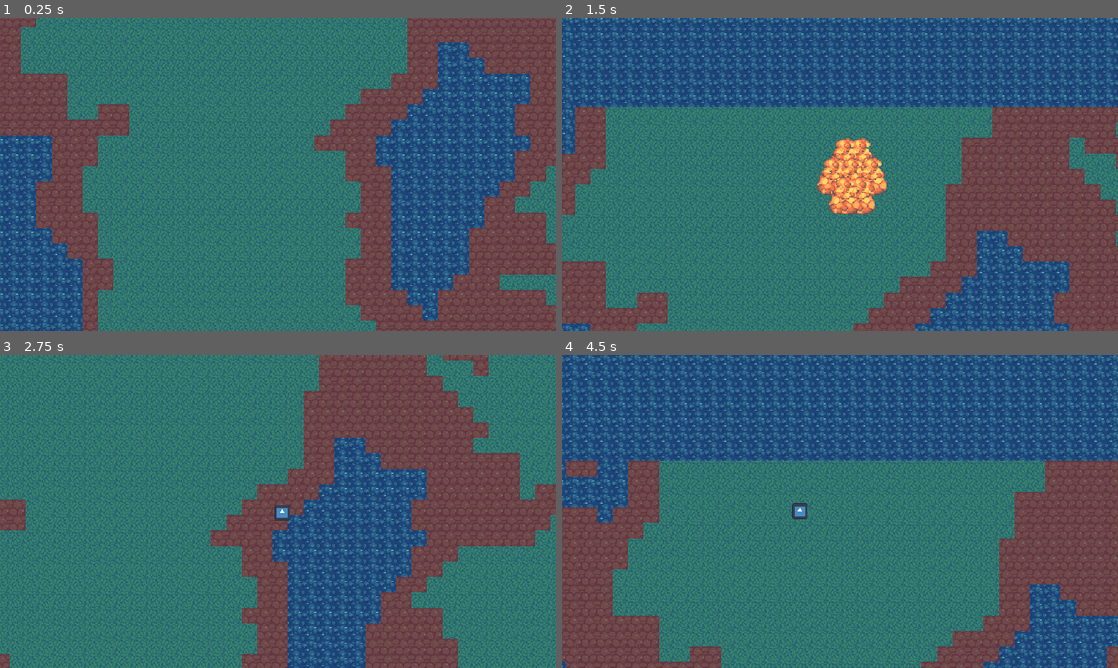
Above: before the commit, frames 1-4 (two rows, left to right).
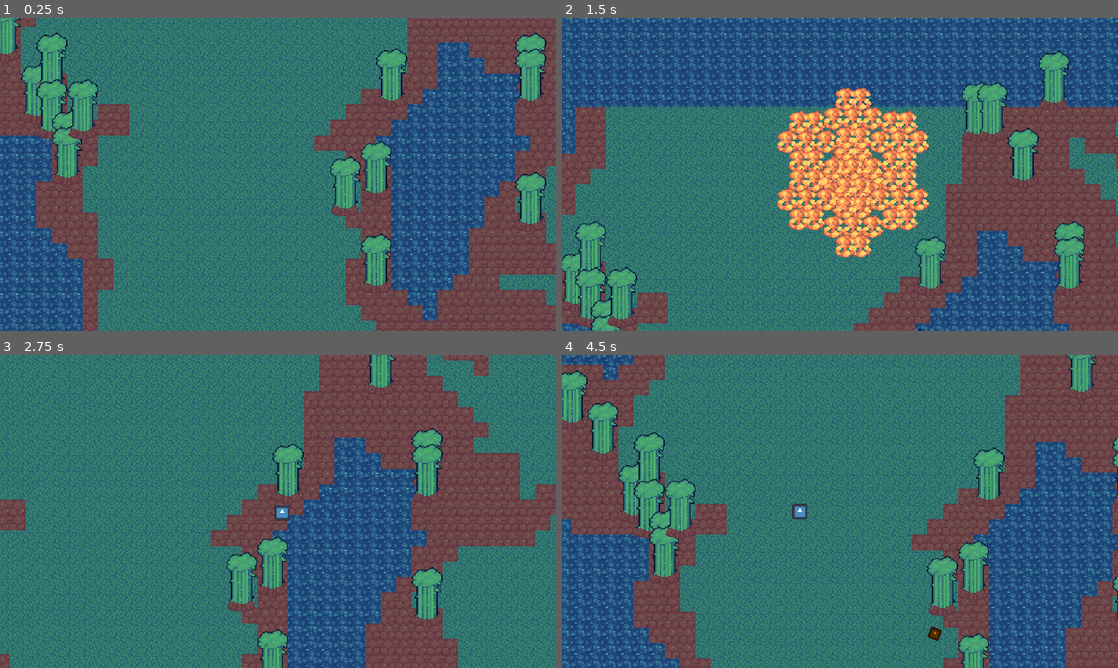
Above: after the commit, the same moments.

Repository: slotling/collateral-damage-gwj71
Game: Godot game, scene res://Scenes/Root/world.tscn
The game is run twice, just before and just after one commit, with the same random seed, the same clock (stepped at 60 frames per second) and the same inputs. The engine's default icon, where the game draws it, is replaced by a stand-in: a white triangle on a blue panel in a dark square.
Inputs (mouse positions are in pixels of both pictures, inside the frame that each line leads up to):
- Up to frame 1 (0.25 s): no input
- Up to frame 2 (1.5 s): move the mouse to (962, 158) at 0.52 s; hold D (right) 0.53-1.28 s; click (962, 158) at 0.6 s; move the mouse to (728, 190) at 1.27 s; hold S (backward) from 1.28 s (still down); right-click (728, 190) at 1.35 s
- Up to frame 3 (2.75 s): move the mouse to (333, 442) at 2.02 s; release S (backward) at 2.03 s; hold D (right) from 2.03 s (still down); hold Shift (run) from 2.03 s (still down)
- Up to frame 4 (4.5 s): move the mouse to (812, 574) at 2.77 s; release D (right) at 2.78 s; release Shift (run) at 2.78 s; hold W (forward) 2.78-3.53 s; click (812, 574) at 2.85 s; move the mouse to (1006, 558) at 3.52 s; hold A (left) from 3.53 s (still down); right-click (1006, 558) at 3.6 s; move the mouse to (673, 464) at 4.27 s; tap Shift (run) at 4.35 s

The runs differ from the first frame. In frame 1, 7.4% of the frame differs, in the area x 0-99%, y 0-86%; in frame 2, 14%; in frame 3, 4.4%; in frame 4, 66%, in the area x 0-100%, y 0-100%.

Commit message:
export prototype

Diff:
--- a/Scenes/Entities/Projectiles/Variations/demolitionist_self_explosion.tscn
+++ b/Scenes/Entities/Projectiles/Variations/demolitionist_self_explosion.tscn
@@ -1,10 +1,11 @@
-[gd_scene load_steps=3 format=3 uid="uid://bcxywow2418mq"]
+[gd_scene load_steps=4 format=3 uid="uid://bcxywow2418mq"]
 
 [ext_resource type="PackedScene" uid="uid://cqbskis2pu6vb" path="res://Scenes/Entities/Projectiles/explosion.tscn" id="1_tc5ts"]
+[ext_resource type="Texture2D" uid="uid://dlugdnup3lyps" path="res://Resources/Atlases/explosion.tres" id="2_3xqs1"]
 
 [sub_resource type="CircleShape2D" id="CircleShape2D_f6fyc"]
 resource_local_to_scene = true
-radius = 194.648
+radius = 168.19
 
 [node name="DemolitionistSelfExplosion" instance=ExtResource("1_tc5ts")]
 
@@ -13,3 +14,213 @@
 
 [node name="CollisionShape2D" parent="HurtBoxHandler" index="0"]
 shape = SubResource("CircleShape2D_f6fyc")
+
+[node name="Sprite2D8" type="Sprite2D" parent="Sprites" index="7"]
+position = Vector2(-96, -56)
+texture = ExtResource("2_3xqs1")
+hframes = 5
+
+[node name="Sprite2D9" type="Sprite2D" parent="Sprites" index="8"]
+position = Vector2(-136, -56)
+texture = ExtResource("2_3xqs1")
+hframes = 5
+
+[node name="Sprite2D10" type="Sprite2D" parent="Sprites" index="9"]
+position = Vector2(-80, -96)
+texture = ExtResource("2_3xqs1")
+hframes = 5
+
+[node name="Sprite2D11" type="Sprite2D" parent="Sprites" index="10"]
+position = Vector2(-112, -96)
+texture = ExtResource("2_3xqs1")
+hframes = 5
+
+[node name="Sprite2D12" type="Sprite2D" parent="Sprites" index="11"]
+position = Vector2(-80, -16)
+texture = ExtResource("2_3xqs1")
+hframes = 5
+
+[node name="Sprite2D13" type="Sprite2D" parent="Sprites" index="12"]
+position = Vector2(-112, -16)
+texture = ExtResource("2_3xqs1")
+hframes = 5
+
+[node name="Sprite2D14" type="Sprite2D" parent="Sprites" index="13"]
+position = Vector2(-56, -56)
+texture = ExtResource("2_3xqs1")
+hframes = 5
+
+[node name="Sprite2D15" type="Sprite2D" parent="Sprites" index="14"]
+position = Vector2(96, -56)
+texture = ExtResource("2_3xqs1")
+hframes = 5
+
+[node name="Sprite2D16" type="Sprite2D" parent="Sprites" index="15"]
+position = Vector2(56, -56)
+texture = ExtResource("2_3xqs1")
+hframes = 5
+
+[node name="Sprite2D17" type="Sprite2D" parent="Sprites" index="16"]
+position = Vector2(112, -96)
+texture = ExtResource("2_3xqs1")
+hframes = 5
+
+[node name="Sprite2D18" type="Sprite2D" parent="Sprites" index="17"]
+position = Vector2(80, -96)
+texture = ExtResource("2_3xqs1")
+hframes = 5
+
+[node name="Sprite2D19" type="Sprite2D" parent="Sprites" index="18"]
+position = Vector2(112, -16)
+texture = ExtResource("2_3xqs1")
+hframes = 5
+
+[node name="Sprite2D20" type="Sprite2D" parent="Sprites" index="19"]
+position = Vector2(80, -16)
+texture = ExtResource("2_3xqs1")
+hframes = 5
+
+[node name="Sprite2D21" type="Sprite2D" parent="Sprites" index="20"]
+position = Vector2(136, -56)
+texture = ExtResource("2_3xqs1")
+hframes = 5
+
+[node name="Sprite2D22" type="Sprite2D" parent="Sprites" index="21"]
+position = Vector2(-96, 64)
+texture = ExtResource("2_3xqs1")
+hframes = 5
+
+[node name="Sprite2D23" type="Sprite2D" parent="Sprites" index="22"]
+position = Vector2(-136, 64)
+texture = ExtResource("2_3xqs1")
+hframes = 5
+
+[node name="Sprite2D24" type="Sprite2D" parent="Sprites" index="23"]
+position = Vector2(-80, 24)
+texture = ExtResource("2_3xqs1")
+hframes = 5
+
+[node name="Sprite2D25" type="Sprite2D" parent="Sprites" index="24"]
+position = Vector2(-112, 24)
+texture = ExtResource("2_3xqs1")
+hframes = 5
+
+[node name="Sprite2D26" type="Sprite2D" parent="Sprites" index="25"]
+position = Vector2(-80, 104)
+texture = ExtResource("2_3xqs1")
+hframes = 5
+
+[node name="Sprite2D27" type="Sprite2D" parent="Sprites" index="26"]
+position = Vector2(-112, 104)
+texture = ExtResource("2_3xqs1")
+hframes = 5
+
+[node name="Sprite2D28" type="Sprite2D" parent="Sprites" index="27"]
+position = Vector2(-56, 64)
+texture = ExtResource("2_3xqs1")
+hframes = 5
+
+[node name="Sprite2D29" type="Sprite2D" parent="Sprites" index="28"]
+position = Vector2(96, 64)
+texture = ExtResource("2_3xqs1")
+hframes = 5
+
+[node name="Sprite2D30" type="Sprite2D" parent="Sprites" index="29"]
+position = Vector2(56, 64)
+texture = ExtResource("2_3xqs1")
+hframes = 5
+
+[node name="Sprite2D31" type="Sprite2D" parent="Sprites" index="30"]
+position = Vector2(112, 24)
+texture = ExtResource("2_3xqs1")
+hframes = 5
+
+[node name="Sprite2D32" type="Sprite2D" parent="Sprites" index="31"]
+position = Vector2(80, 24)
+texture = ExtResource("2_3xqs1")
+hframes = 5
+
+[node name="Sprite2D33" type="Sprite2D" parent="Sprites" index="32"]
+position = Vector2(112, 104)
+texture = ExtResource("2_3xqs1")
+hframes = 5
+
+[node name="Sprite2D34" type="Sprite2D" parent="Sprites" index="33"]
+position = Vector2(80, 104)
+texture = ExtResource("2_3xqs1")
+hframes = 5
+
+[node name="Sprite2D35" type="Sprite2D" parent="Sprites" index="34"]
+position = Vector2(136, 64)
+texture = ExtResource("2_3xqs1")
+hframes = 5
+
+[node name="Sprite2D36" type="Sprite2D" parent="Sprites" index="35"]
+position = Vector2(0, -104)
+texture = ExtResource("2_3xqs1")
+hframes = 5
+
+[node name="Sprite2D37" type="Sprite2D" parent="Sprites" index="36"]
+position = Vector2(-40, -104)
+texture = ExtResource("2_3xqs1")
+hframes = 5
+
+[node name="Sprite2D38" type="Sprite2D" parent="Sprites" index="37"]
+position = Vector2(16, -144)
+texture = ExtResource("2_3xqs1")
+hframes = 5
+
+[node name="Sprite2D39" type="Sprite2D" parent="Sprites" index="38"]
+position = Vector2(-16, -144)
+texture = ExtResource("2_3xqs1")
+hframes = 5
+
+[node name="Sprite2D40" type="Sprite2D" parent="Sprites" index="39"]
+position = Vector2(16, -64)
+texture = ExtResource("2_3xqs1")
+hframes = 5
+
+[node name="Sprite2D41" type="Sprite2D" parent="Sprites" index="40"]
+position = Vector2(-16, -64)
+texture = ExtResource("2_3xqs1")
+hframes = 5
+
+[node name="Sprite2D42" type="Sprite2D" parent="Sprites" index="41"]
+position = Vector2(40, -104)
+texture = ExtResource("2_3xqs1")
+hframes = 5
+
+[node name="Sprite2D43" type="Sprite2D" parent="Sprites" index="42"]
+position = Vector2(0, 120)
+texture = ExtResource("2_3xqs1")
+hframes = 5
+
+[node name="Sprite2D44" type="Sprite2D" parent="Sprites" index="43"]
+position = Vector2(-40, 120)
+texture = ExtResource("2_3xqs1")
+hframes = 5
+
+[node name="Sprite2D45" type="Sprite2D" parent="Sprites" index="44"]
+position = Vector2(16, 80)
+texture = ExtResource("2_3xqs1")
+hframes = 5
+
+[node name="Sprite2D46" type="Sprite2D" parent="Sprites" index="45"]
+position = Vector2(-16, 80)
+texture = ExtResource("2_3xqs1")
+hframes = 5
+
+[node name="Sprite2D47" type="Sprite2D" parent="Sprites" index="46"]
+position = Vector2(16, 160)
+texture = ExtResource("2_3xqs1")
+hframes = 5
+
+[node name="Sprite2D48" type="Sprite2D" parent="Sprites" index="47"]
+position = Vector2(-16, 160)
+texture = ExtResource("2_3xqs1")
+hframes = 5
+
+[node name="Sprite2D49" type="Sprite2D" parent="Sprites" index="48"]
+position = Vector2(40, 120)
+texture = ExtResource("2_3xqs1")
+hframes = 5
--- a/Scenes/Entities/Projectiles/explosion.tscn
+++ b/Scenes/Entities/Projectiles/explosion.tscn
@@ -7,6 +7,21 @@
 [sub_resource type="CircleShape2D" id="CircleShape2D_pe2d0"]
 resource_local_to_scene = true
 radius = 64.0
+
+[sub_resource type="Animation" id="Animation_yfldi"]
+length = 0.001
+tracks/0/type = "value"
+tracks/0/imported = false
+tracks/0/enabled = true
+tracks/0/path = NodePath(".:explosionFrame")
+tracks/0/interp = 1
+tracks/0/loop_wrap = true
+tracks/0/keys = {
+"times": PackedFloat32Array(0),
+"transitions": PackedFloat32Array(1),
+"update": 1,
+"values": [0]
+}
 
 [sub_resource type="Animation" id="Animation_rvlxt"]
 resource_name = "explosion"
@@ -21,21 +36,6 @@
 "transitions": PackedFloat32Array(1, 1, 1, 1, 1),
 "update": 1,
 "values": [0, 1, 2, 3, 4]
-}
-
-[sub_resource type="Animation" id="Animation_yfldi"]
-length = 0.001
-tracks/0/type = "value"
-tracks/0/imported = false
-tracks/0/enabled = true
-tracks/0/path = NodePath(".:explosionFrame")
-tracks/0/interp = 1
-tracks/0/loop_wrap = true
-tracks/0/keys = {
-"times": PackedFloat32Array(0),
-"transitions": PackedFloat32Array(1),
-"update": 1,
-"values": [0]
 }
 
 [sub_resource type="AnimationLibrary" id="AnimationLibrary_c5xd3"]
--- a/Scenes/Generation/terrain.gd
+++ b/Scenes/Generation/terrain.gd
@@ -67,9 +67,18 @@
 
 var navigation_vertices = []
 
+var bambooPreload = preload("res://Scenes/Environment/bamboo.tscn")
+
 func generate_tile(value, x, y):
 	var tilepos = Vector2(x-size.x/2, y-size.y/2)
 	tilemap.set_cell(0, tilepos, tile_source[value], tile_atlas_coords[value])
+
+	match value:
+		1:
+			if randi_range(0, 15) == 0:
+				var instance = bambooPreload.instantiate()
+				instance.global_position = tilepos*tilesize
+				Global.add_world_node(instance)
 
 func make_and_bake_navigation():
 	var new_navigation_mesh = NavigationPolygon.new()
Not shown: 1 places in Scenes/Entities/Projectiles/Bomb.tscn that only renumber resources
Not shown, changed: export_presets.cfg
